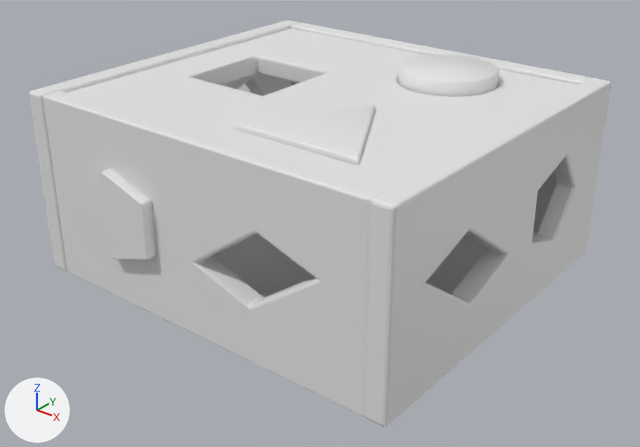
Two versions of the Blender file Assets/Models/Podest.blend, one commit apart.
Before and after are seen from a 50 mm lens placed at (5.42, -6.86, 2.68), pointed at (0.12, -0.24, -1.43). Arrows for +X, +Y and +Z are at lower left; the lights stay in place.
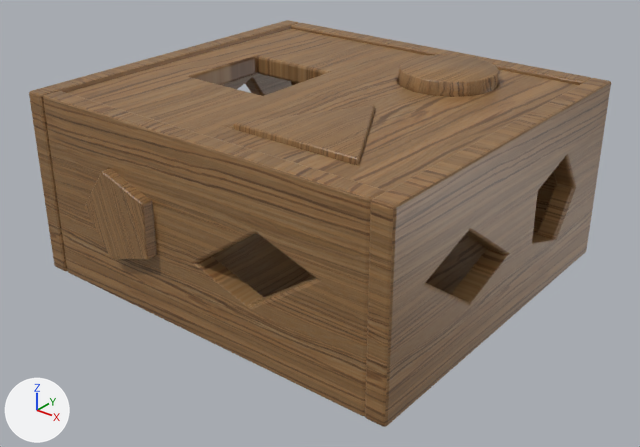
Location of each change, (x1, y1, x2, y2) in pixels of the pictures (640 x 447 px):
```json
{"object": "Plane.004", "change": "recoloured", "before": [43, 91, 386, 416], "after": [43, 91, 386, 416], "on screen": "grey to brown"}
{"object": "Plane.005", "change": "recoloured", "before": [365, 78, 611, 427], "after": [365, 78, 611, 427], "on screen": "grey to brown"}
{"object": "TopPlane", "change": "recoloured", "before": [67, 29, 578, 191], "after": [67, 29, 578, 191], "on screen": "white to brown"}
{"object": "Plane.002", "change": "recoloured", "before": [29, 20, 299, 271], "after": [29, 20, 299, 271], "on screen": "white to brown"}
{"object": "TopPlane.001", "change": "recoloured", "before": [212, 232, 537, 297], "after": [212, 232, 537, 297], "on screen": "grey to brown"}
{"object": "Circle.001", "change": "recoloured", "before": [233, 105, 375, 165], "after": [233, 105, 375, 165], "on screen": "white to brown"}
{"object": "Circle.002", "change": "recoloured", "before": [85, 168, 157, 260], "after": [85, 168, 157, 260], "on screen": "grey to brown"}
{"object": "Cylinder.002", "change": "recoloured", "before": [399, 55, 499, 97], "after": [399, 55, 499, 97], "on screen": "white to brown"}
{"object": "Plane.003", "change": "recoloured", "before": [291, 23, 591, 232], "after": [291, 23, 591, 232], "on screen": "white to brown"}
```

Scene script edits in JSON lines:
```json
{"op": "add", "block": "img_woodbigalb_png", "code": ["img_woodbigalb_png = load_image('WoodBigAlb.png', '../Textures/WoodBigAlb.png', 512, 512, 'sRGB')"]}
{"op": "add", "block": "mat_material", "code": ["mat_material = principled_material('Material')", "mat_material.texture = img_woodbigalb_png", "mat_material.roughness = 0.4"]}
{"block": "me_plane_009", "where": "me_plane_009.from_pydata(...)  # 26 vertices, 19 faces; spans x -1.0..1.0, y -2.0..2.0, z -0.22..0.0"}
{"op": "add", "block": "me_plane_009", "code": "me_plane_009.materials.append(mat_material)  # picture img_woodbigalb_png"}
{"block": "me_plane_010", "where": "me_plane_010.from_pydata(...)  # 26 vertices, 19 faces; spans x -1.0..1.0, y -2.0..2.0, z -0.22..0.0"}
{"op": "add", "block": "me_plane_010", "code": "me_plane_010.materials.append(mat_material)  # picture img_woodbigalb_png"}
{"block": "me_plane_011", "where": "me_plane_011.from_pydata(...)  # 26 vertices, 19 faces; spans x -1.0..1.0, y -2.0..2.0, z -0.22..0.0"}
{"op": "add", "block": "me_plane_011", "code": "me_plane_011.materials.append(mat_material)  # picture img_woodbigalb_png"}
{"block": "me_plane_012", "where": "me_plane_012.from_pydata(...)  # 32 vertices, 4 faces; spans x -2.0..2.0, y -1.78..1.78, z 0.0"}
{"op": "add", "block": "me_plane_012", "code": "me_plane_012.materials.append(mat_material)  # picture img_woodbigalb_png"}
{"block": "me_plane_013", "where": "me_plane_013.from_pydata(...)  # 4 vertices, 1 face; spans x -2.0..2.0, y -1.78..1.78, z 0.0"}
{"op": "add", "block": "me_plane_013", "code": "me_plane_013.materials.append(mat_material)  # picture img_woodbigalb_png"}
{"block": "me_circle_002", "where": "me_circle_002.from_pydata(...)  # 6 vertices, 5 faces; spans x -0.708..0.708, y -0.363..0.863, z 0.0..0.328"}
{"op": "add", "block": "me_circle_002", "code": "me_circle_002.materials.append(mat_material)  # picture img_woodbigalb_png"}
{"block": "me_circle_003", "where": "me_circle_003.from_pydata(...)  # 10 vertices, 6 faces; spans x -0.95..0.95, y -0.81..1.0, z -0.35..0.0"}
{"op": "add", "block": "me_circle_003", "code": "me_circle_003.materials.append(mat_material)  # picture img_woodbigalb_png"}
{"block": "me_cylinder_003", "where": "me_cylinder_003.from_pydata(...)  # 90 vertices, 62 faces; spans x -0.99..0.99, y -1.0..1.0, z -0.52..0.3"}
{"op": "add", "block": "me_cylinder_003", "code": "me_cylinder_003.materials.append(mat_material)  # picture img_woodbigalb_png"}
```
